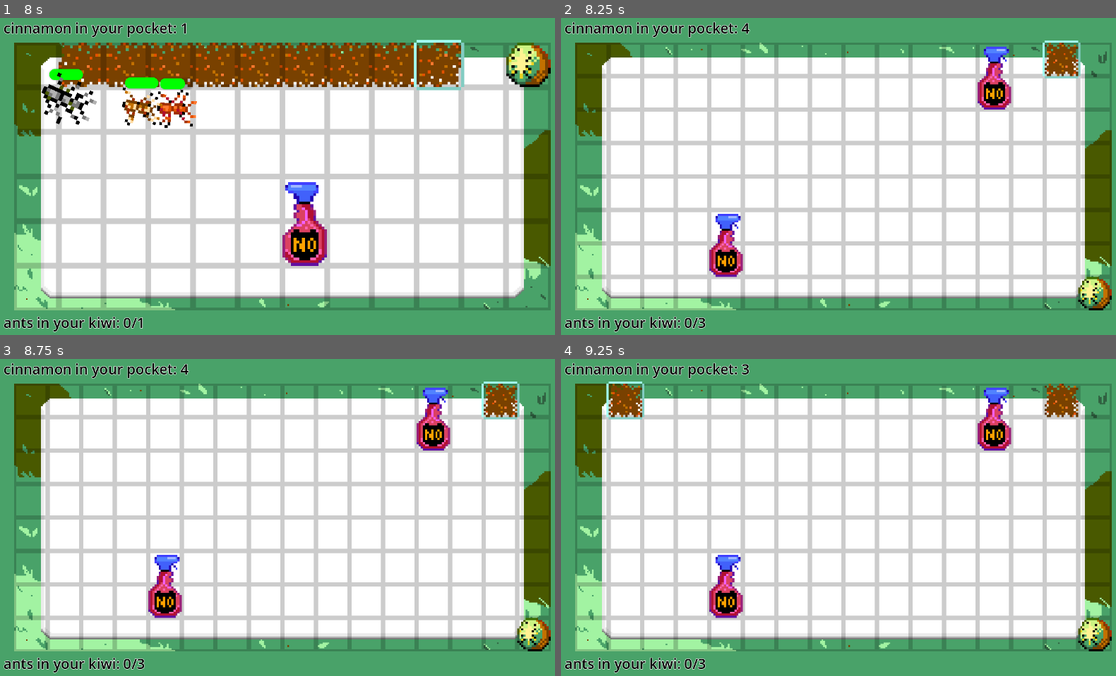
Above: before the commit, frames 1-4 (two rows, left to right).
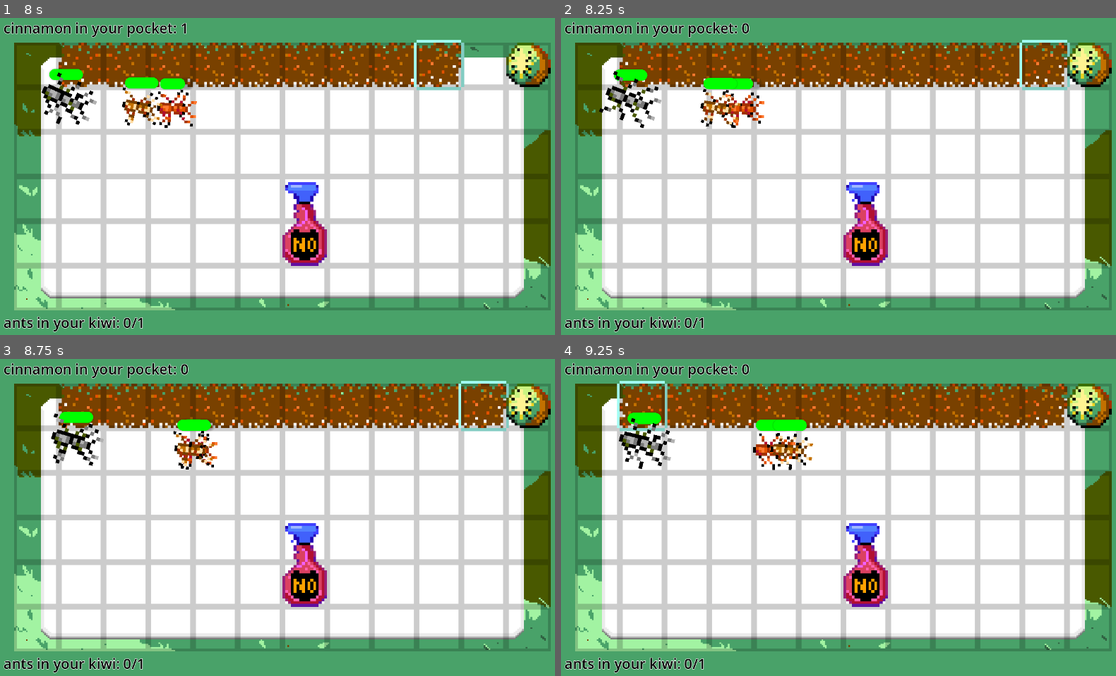
Above: after the commit, the same moments.

Repository: pmaitland/GGJ2026
Game: Godot game, scene res://scenes/main.tscn
Two runs of this game, one before a commit and one after it. Both use one fixed random seed, a clock stepped at 60 frames per second and the inputs below.
Inputs (mouse positions are in pixels of both pictures, inside the frame that each line leads up to):
- Up to frame 1 (8 s): tap Enter at 0.5, 2 s; move the mouse to (38, 65) at 0.52 s; click (38, 65) at 0.67 s; tap Space at 1.25 s; move the mouse to (83, 65) at 1.27 s; click (83, 65) at 1.42 s; move the mouse to (127, 65) at 2.02 s; click (127, 65) at 2.17 s; move the mouse to (172, 65) at 2.77 s; click (172, 65) at 2.92 s; move the mouse to (216, 65) at 3.52 s; click (216, 65) at 3.67 s; move the mouse to (260, 65) at 4.27 s; click (260, 65) at 4.42 s; move the mouse to (305, 65) at 5.02 s; click (305, 65) at 5.17 s; move the mouse to (349, 65) at 5.77 s; click (349, 65) at 5.92 s; move the mouse to (394, 65) at 6.52 s; click (394, 65) at 6.67 s; move the mouse to (438, 65) at 7.27 s; click (438, 65) at 7.42 s
- Up to frame 2 (8.25 s): move the mouse to (1043, 65) at 8.02 s; click (1043, 65) at 8.17 s
- Up to frame 3 (8.75 s): no input
- Up to frame 4 (9.25 s): move the mouse to (627, 400) at 8.77 s; click (627, 400) at 8.92 s

Frame 1 is identical in both runs. In frame 2, 38% of the frame differs, in the area x 2-100%, y 1-98%; in frame 3, 38%; in frame 4, 38%.
Error before the commit: Invalid call. Nonexistent function 'is_dead' in base 'Nil'. (res://scripts/grid.gd:85)

Commit message:
fix the fix for dead ants

Diff:
--- a/mask/scripts/grid.gd
+++ b/mask/scripts/grid.gd
@@ -82,7 +82,8 @@
 			ant = child
 		elif child.name.to_lower().contains("ant"):
 			ant = child.get_child(0)
-		if not ant.is_dead():
+
+		if ant and not ant.is_dead():
 			return true
 	return false
 
